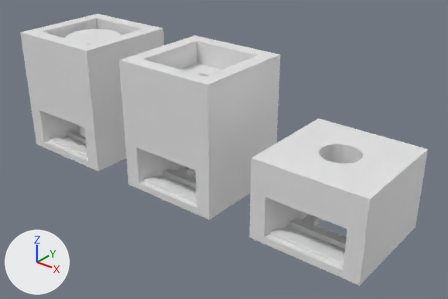
Before and after pictures for a commit that changed the Blender file blender/screw_mount.blend.
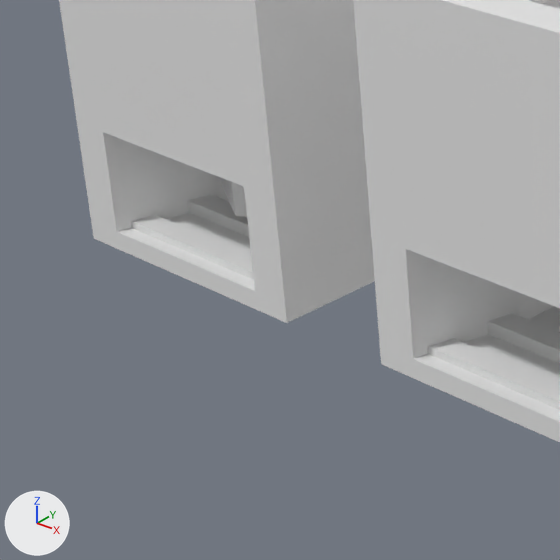
There are two pictures of each version: one whole from a 50 mm camera at (68.1, -55.6, 32.0) aimed at (23.6, 0.0, -2.5), one close up on the part from 1% to 41% of the width and 23% to 83% of the height. The axes (+X, +Y, +Z) are drawn at lower left. The lights are the same throughout.

Objects in the first close-up: 'screw_nut_mount', 'screw_nut_mount_applied', 'screw_top_mount_4sided', 'screw_top_mount_4sided_applied'.
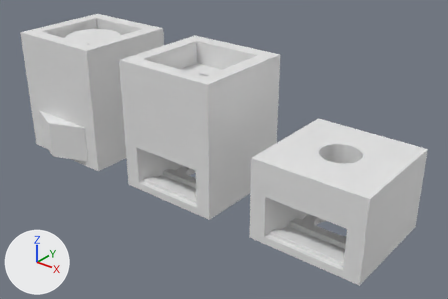
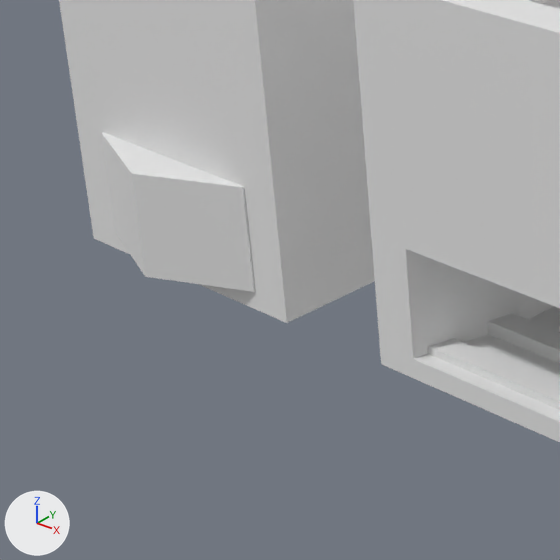
Pixel boxes (x1, y1, x2, y2) of what changed, in the close-ups (560 x 560 px):
'm4_nut_slit', shown: after (101, 132, 255, 292)

Edits to the bpy script that builds the scene:
```text
Change ob_m4_nut_slit:
    remove ob_m4_nut_slit.hide_set(True)
```
